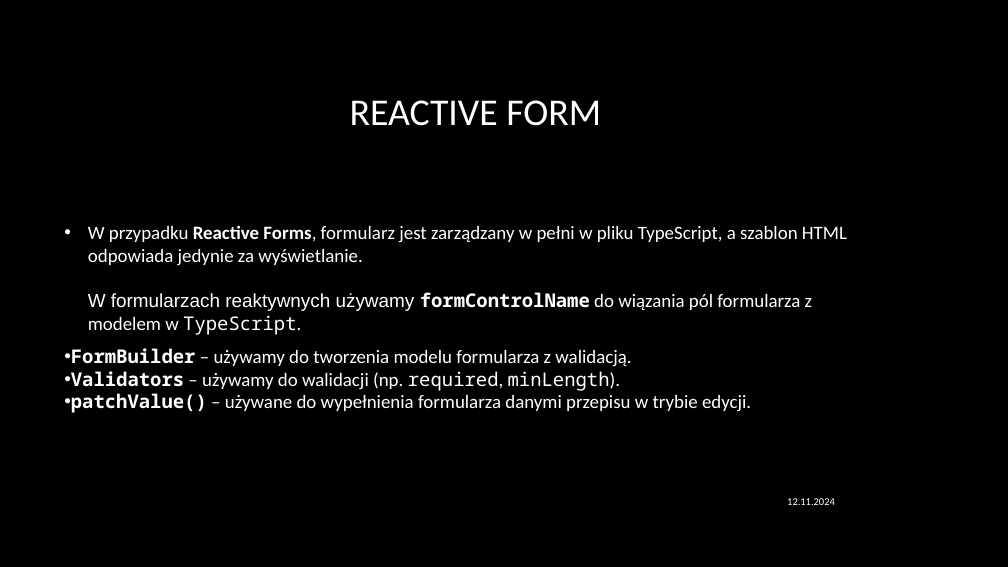
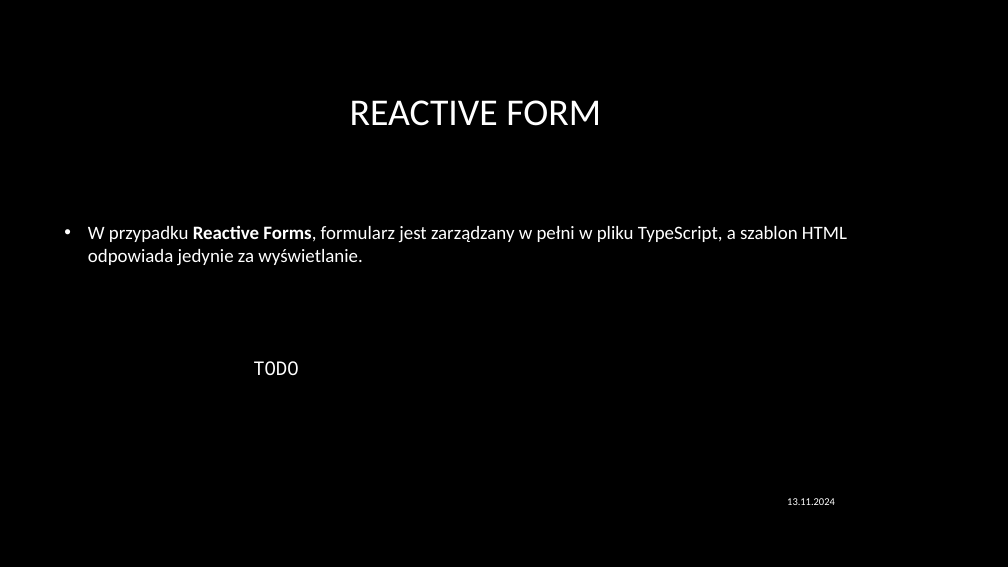
Before and after one commit to RafalSzczuka/angular-course-pfr, a slide deck: slide 43 of prezentacja/Angular beginner.pptx (slide 47 before the commit). Drawn at 1008x567 pixels with LibreOffice and Linux fonts; fonts in the diff are those of the drawing; background and template pictures are left out. Boxes give left, top, right and bottom in pixels: in the first picture for what was removed or moved away, otherwise in the second. Text is boxed around its words. In the diff, an @@ line names an element or a change of style, - is before the commit and + after.

```diff
--- a/prezentacja/Angular beginner.pptx
+++ b/prezentacja/Angular beginner.pptx
@@ text at (88, 225, 847, 375): text changed @@
-• W przypadku Reactive Forms, formularz jest zarządzany w pełni w pliku TypeScript, a szablon HTML odpowiada jedynie za wyświetlanie.
-  W formularzach reaktywnych używamy formControlName do wiązania pól formularza z modelem w TypeScript.
-• FormBuilder – używamy do tworzenia modelu formularza z walidacją.
-• Validators – używamy do walidacji (np. required, minLength).
-• patchValue() – używane do wypełnienia formularza danymi przepisu w trybie edycji.
+• W przypadku Reactive Forms, formularz jest zarządzany w pełni w pliku TypeScript, a szablon HTML odpowiada jedynie za wyświetlanie.
+  TODO
@@ text at (787, 498, 835, 505): text changed @@
-12.11.2024
+13.11.2024
```
Also in this commit, not shown: 22 other slides changed, 2 slides added, 5 slides removed.
